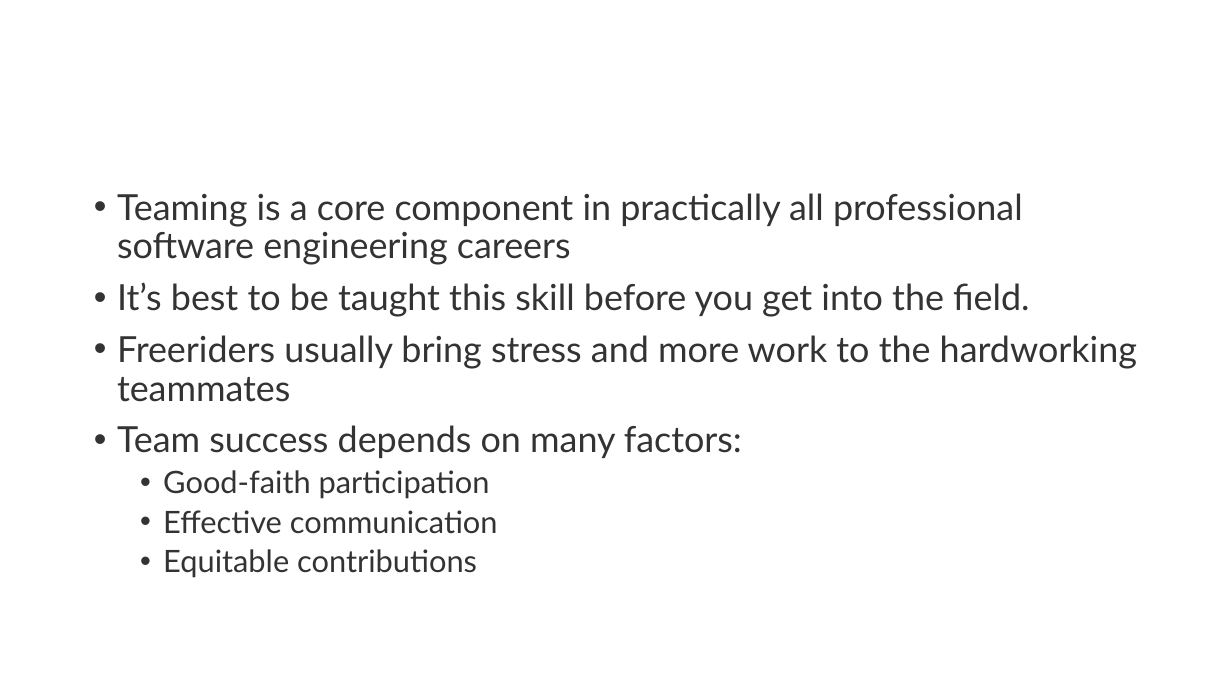
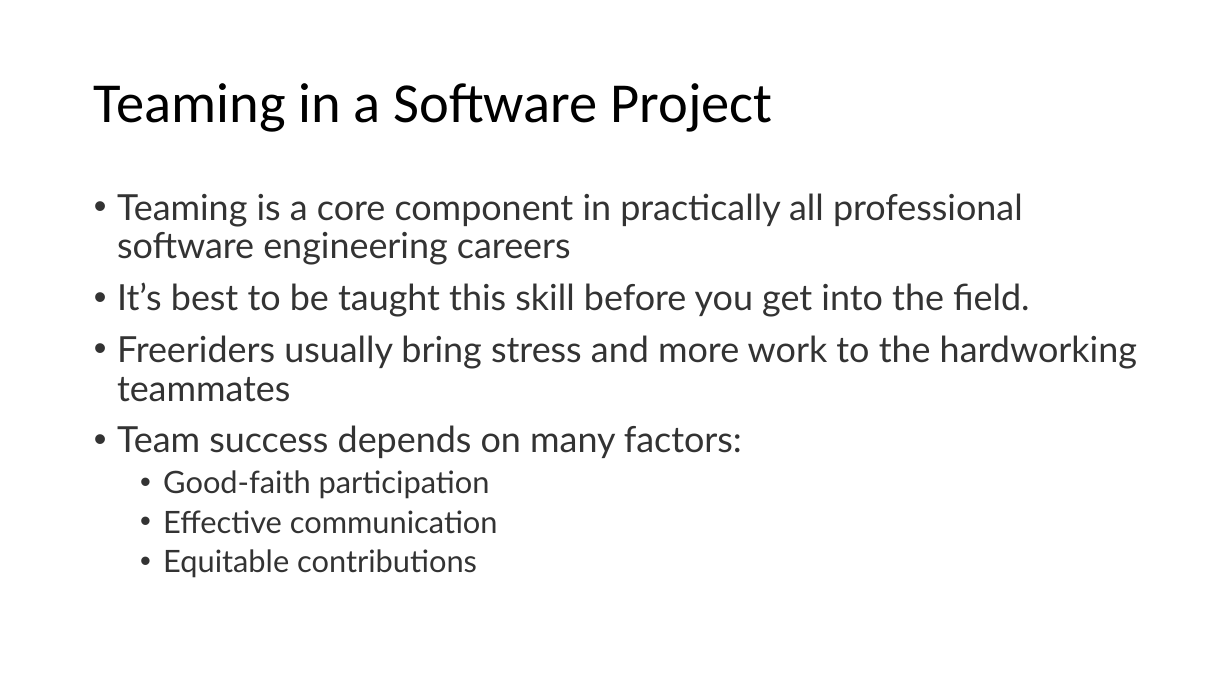
Before and after one commit to johnxu21/johnxu21.github.io, a slide deck: slide 4 of teaching/CS472/Timetable/Survey_Presentation.pptx. Drawn at 1232x693 pixels with LibreOffice and Linux fonts; fonts in the diff are those of the drawing. Boxes give left, top, right and bottom in pixels: in the first picture for what was removed or moved away, otherwise in the second. Text is boxed around its words. In the diff, an @@ line names an element or a change of style, - is before the commit and + after.

```diff
--- a/teaching/CS472/Timetable/Survey_Presentation.pptx
+++ b/teaching/CS472/Timetable/Survey_Presentation.pptx
@@ title added at box(94, 83, 773, 132), 44 pt, text #000000 @@
+Teaming in a Software Project
```
Also in this commit, not shown: 11 other slides changed, 9 slides added, 1 slide removed, 1 other file.
